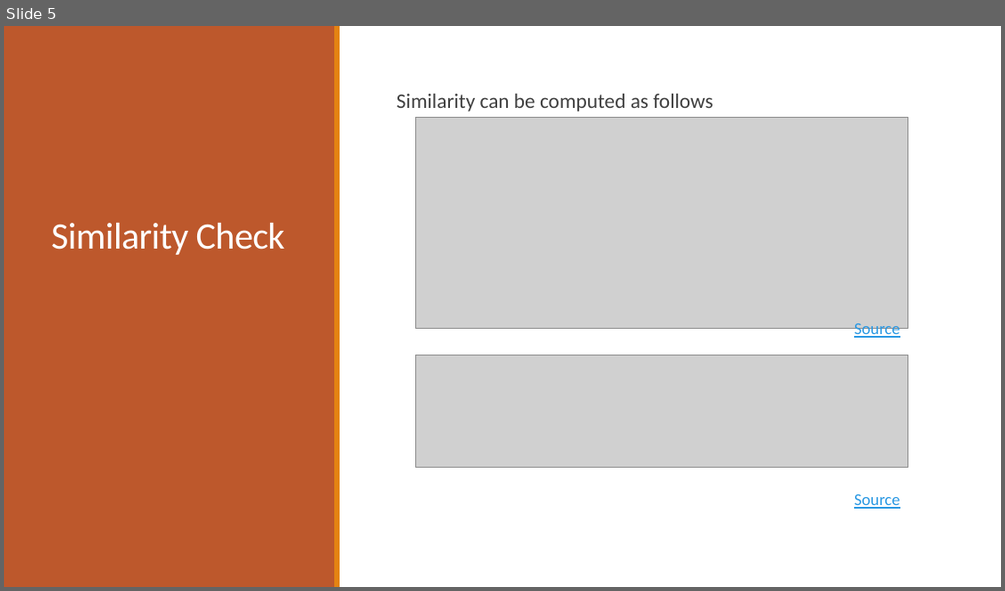
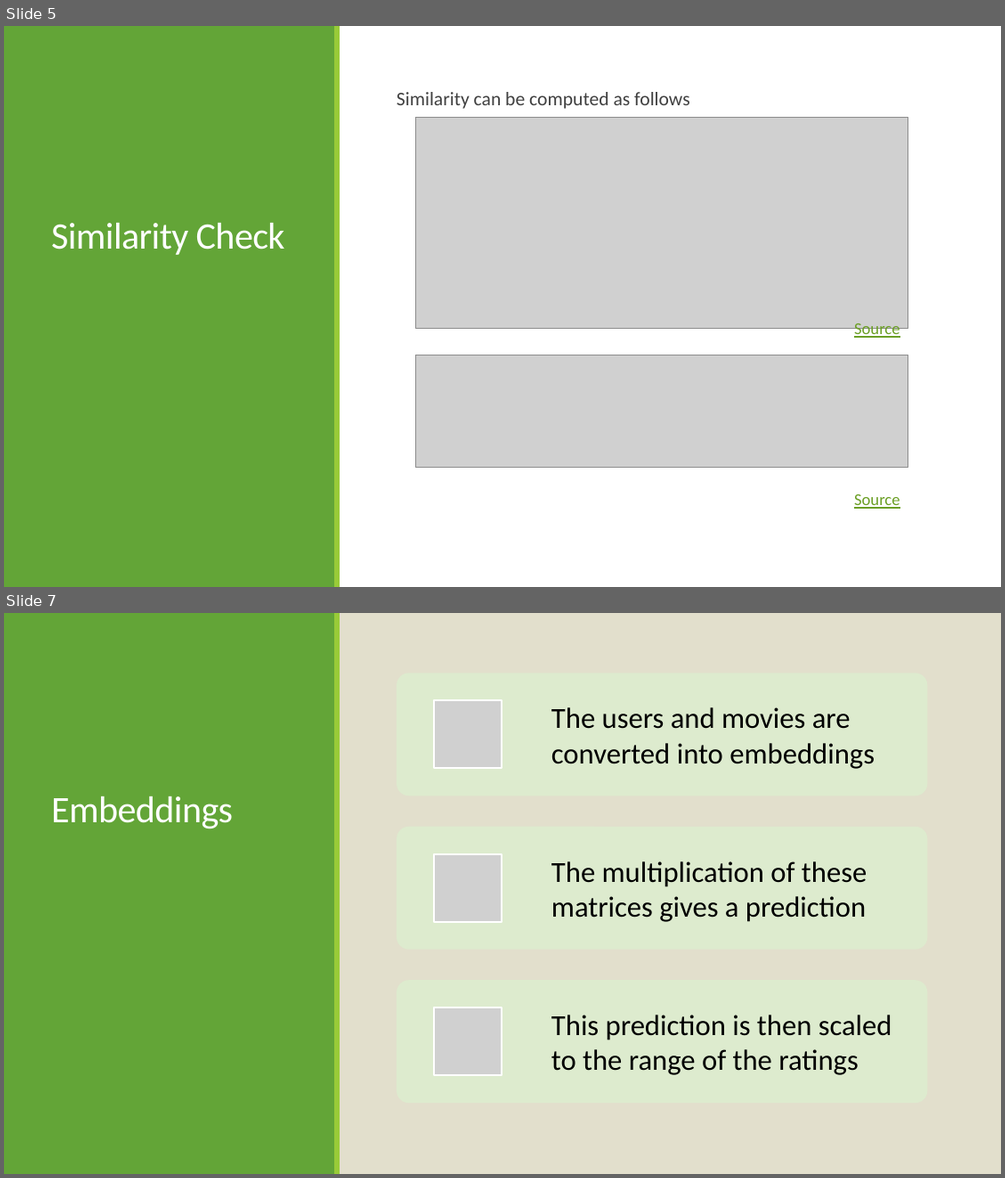
Before and after one commit to ChrisAlex2104/-Recommendation-using-Collaborative-Filtering, a slide deck: AI presentation.pptx. Shown one above the other, each under a label of ours: slide 5 before the commit, slides 5 and 7 after it; the slides between them are not shown. The pictures are 1005x591 and 1005x1178 pixels, drawn with LibreOffice and Linux fonts; fonts in the diff are those of the drawing; grey boxes stand for pictures. Boxes give left, top, right and bottom in pixels: in the first picture for what was removed or moved away, otherwise in the second. Text is boxed around its words. In the diff, an @@ line names an element or a change of style, - is before the commit and + after.

```diff
--- a/AI presentation.pptx
+++ b/AI presentation.pptx
@@ slide 7 added at (4,613,1001,1174), background #E2DFCC; not listed: 2 template elements that a slide beside it also shows @@
@@ title added at (51,796,233,828), 27 pt, text #FFFFFF @@
+Embeddings
@@ group added at (396,673,927,1103): 3 rounded rectangles, 3 pictures, 3 texts @@
+The users and movies are converted into embeddings
+The multiplication of these matrices gives a prediction
+This prediction is then scaled to the range of the ratings
@@ slide 5 changed as well @@
@@ rectangle at (4,26,335,586): fill #BD582C to #63A537 @@
@@ rectangle at (334,26,339,586): fill #E48312 to #99CB38 @@
@@ text "Similarity can be computed as ..." at (396,92,690,109): size 15 to 13.9 pt; line spacing 0.9 to 0.8 @@
@@ text "Source" at (854,323,900,339): text colour #2998E3 to #6B9F25 @@
@@ text "Source" at (854,494,900,508): text colour #2998E3 to #6B9F25 @@
```
Also in this commit, not shown: 4 other slides changed, 12 other slides added, 1 other file.
